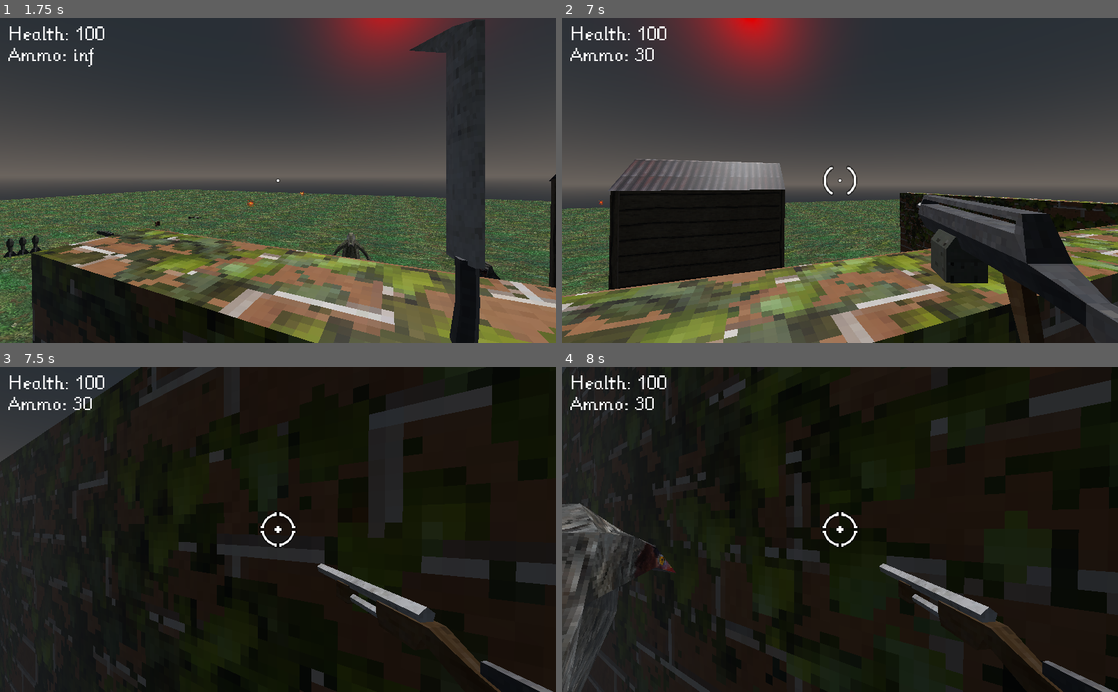
Above: before the commit, frames 1-4 (two rows, left to right).
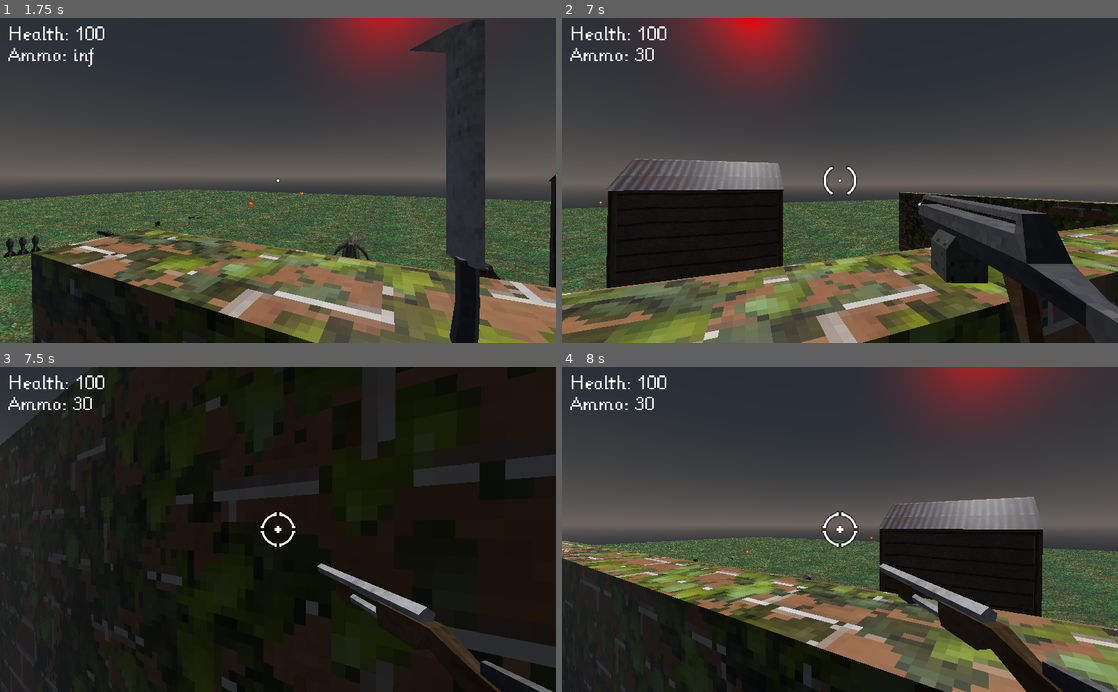
Above: after the commit, the same moments.

Repository: KyleSaki714/fps-retro-godotTutorial
Game: Godot game, scene res://World.tscn
Two runs of this game, one before a commit and one after it. Both use one fixed random seed, a clock stepped at 60 frames per second and the inputs below. The engine's default icon, where the game draws it, is replaced by a stand-in: a white triangle on a blue panel in a dark square.
Inputs (mouse positions are in pixels of both pictures, inside the frame that each line leads up to):
- Up to frame 1 (1.75 s): tap Enter at 0.5 s; move the mouse to (305, 180) at 0.52 s; press the mouse at (305, 180) at 0.53 s; hold W (move_forwards) from 0.53 s (still down); tap Space (jump) at 0.77, 1.52 s; move the mouse to (250, 180) at 1.27 s; release the mouse at (250, 180) at 1.28 s; tap 1 at 1.35 s
- Up to frame 2 (7 s): move the mouse to (851, 174) at 2.02 s; tap 2 at 2.1, 6.6 s; move the mouse to (834, 187) at 2.77 s; tap 3 at 2.85 s; tap Space (jump) at 3.02, 3.77, 4.52, 6.02, 6.77 s; move the mouse to (878, 183) at 3.52 s; tap 4 at 3.6 s; move the mouse to (795, 177) at 4.27 s; tap 5 at 4.35 s; move the mouse to (845, 180) at 5.02 s; press the mouse at (845, 180) at 5.03 s; tap X (restart) at 5.75 s; move the mouse to (817, 174) at 5.77 s; release W (move_forwards) at 5.78 s; release the mouse at (817, 174) at 5.78 s; hold D (move_right) 5.78-6.53 s; tap 1 at 5.85 s; move the mouse to (867, 180) at 6.52 s; hold W (move_forwards) from 6.53 s (still down)
- Up to frame 3 (7.5 s): keep holding W (move_forwards); move the mouse to (250, 529) at 7.27 s; tap 3 at 7.35 s
- Up to frame 4 (8 s): keep holding W (move_forwards); tap Space (jump) at 7.52 s

Frame 1 is identical in both runs. In frame 2, 10% of the frame differs, in the area x 0-100%, y 43-100%; in frame 3, 12%; in frame 4, 76%, in the area x 0-100%, y 0-100%.
Error in both runs: Invalid get index 'ammo' (on base: 'Spatial'). (res://characters/player/WeaponManager.gd:126)

Commit message:
add platform

Diff:
--- a/World.tscn
+++ b/World.tscn
@@ -14,6 +14,7 @@
 [ext_resource path="res://pickups/RocketLauncherPickup.tscn" type="PackedScene" id=12]
 [ext_resource path="res://pickups/ShotGunAmmoPickup.tscn" type="PackedScene" id=13]
 [ext_resource path="res://pickups/ShotGunPickup.tscn" type="PackedScene" id=14]
+[ext_resource path="res://environment/assets/Platform.tscn" type="PackedScene" id=15]
 
 [sub_resource type="SpatialMaterial" id=1]
 albedo_texture = ExtResource( 1 )
@@ -131,4 +132,12 @@
 [node name="ShotGunPickup" parent="." instance=ExtResource( 14 )]
 transform = Transform( 1, 0, 0, 0, 1, 0, 0, 0, 1, -10.5678, 1.44012, -15.8997 )
 
+[node name="Platform" parent="." instance=ExtResource( 15 )]
+
+[node name="Platform2" parent="." instance=ExtResource( 15 )]
+transform = Transform( 2.24, 0, 0, 0, 2.24, 0, 0, 0, 2.24, 1, 3.50995, 11.7075 )
+
+[node name="Platform3" parent="." instance=ExtResource( 15 )]
+transform = Transform( 2.56, 0, 0, 0, 2.56, 0, 0, 0, 2.56, 6.88792, 3.50995, 4.70749 )
+
 [connection signal="timeout" from="FireballSpawner/Timer" to="FireballSpawner" method="fire"]
--- /dev/null
+++ b/environment/assets/Platform.tscn
@@ -0,0 +1,25 @@
+[gd_scene load_steps=6 format=2]
+
+[ext_resource path="res://icon.png" type="Texture" id=1]
+
+[sub_resource type="SpatialMaterial" id=9]
+albedo_texture = ExtResource( 1 )
+
+[sub_resource type="PlaneMesh" id=10]
+material = SubResource( 9 )
+
+[sub_resource type="Skin" id=11]
+
+[sub_resource type="BoxShape" id=8]
+
+[node name="Platform" type="MeshInstance"]
+transform = Transform( 1.6, 0, 0, 0, 1.6, 0, 0, 0, 1.6, 0, 2.50995, 4.70749 )
+mesh = SubResource( 10 )
+skin = SubResource( 11 )
+skeleton = NodePath("../Environment")
+
+[node name="StaticBody" type="StaticBody" parent="."]
+transform = Transform( 1, 0, 0, 0, 0.388457, 0, 0, 0, 1, 0, -0.4, 0 )
+
+[node name="CollisionShape" type="CollisionShape" parent="StaticBody"]
+shape = SubResource( 8 )
Not shown: 1 places in World.tscn that only renumber resources
